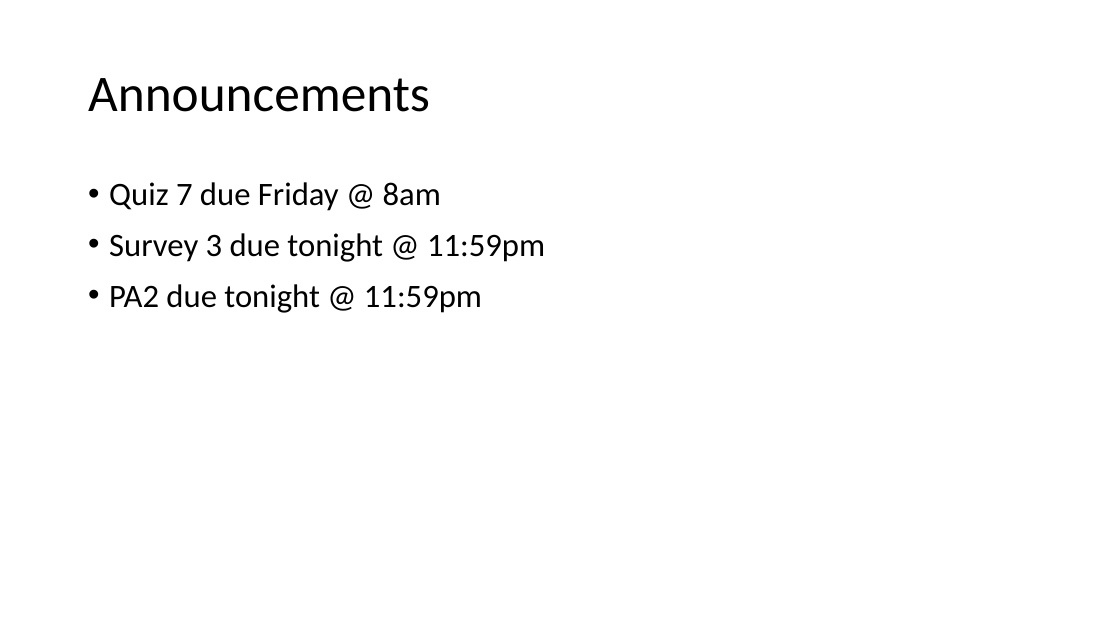
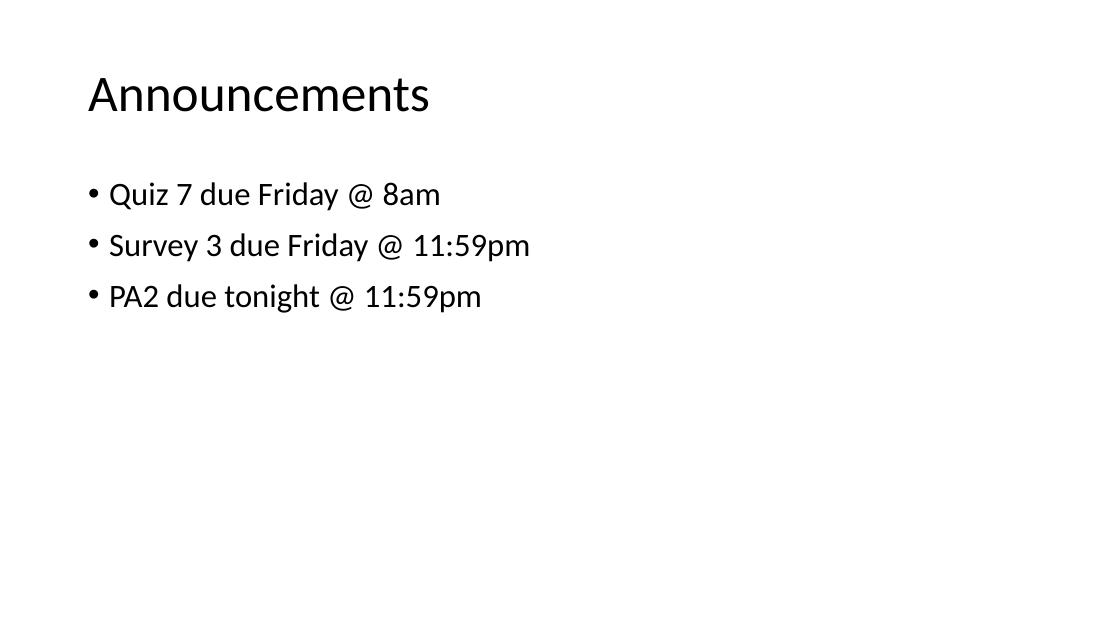
Before and after one commit to ucsd-cse12-w21/ucsd-cse12-w21.github.io, a slide deck: slide 2 of lectures/lecture-07/Lecture 7 - Live - B00/Lecture 07 - Lecture.pptx. Drawn at 1120x630 pixels with LibreOffice and Linux fonts; fonts in the diff are those of the drawing. Boxes give left, top, right and bottom in pixels: in the first picture for what was removed or moved away, otherwise in the second. Text is boxed around its words. In the diff, an @@ line names an element or a change of style, - is before the commit and + after.

```diff
--- a/lectures/lecture-07/Lecture 7 - Live - B00/Lecture 07 - Lecture.pptx
+++ b/lectures/lecture-07/Lecture 7 - Live - B00/Lecture 07 - Lecture.pptx
@@ text at [109, 233, 530, 262]: text changed @@
-• Survey 3 due tonight @ 11:59pm
+• Survey 3 due Friday @ 11:59pm
```
